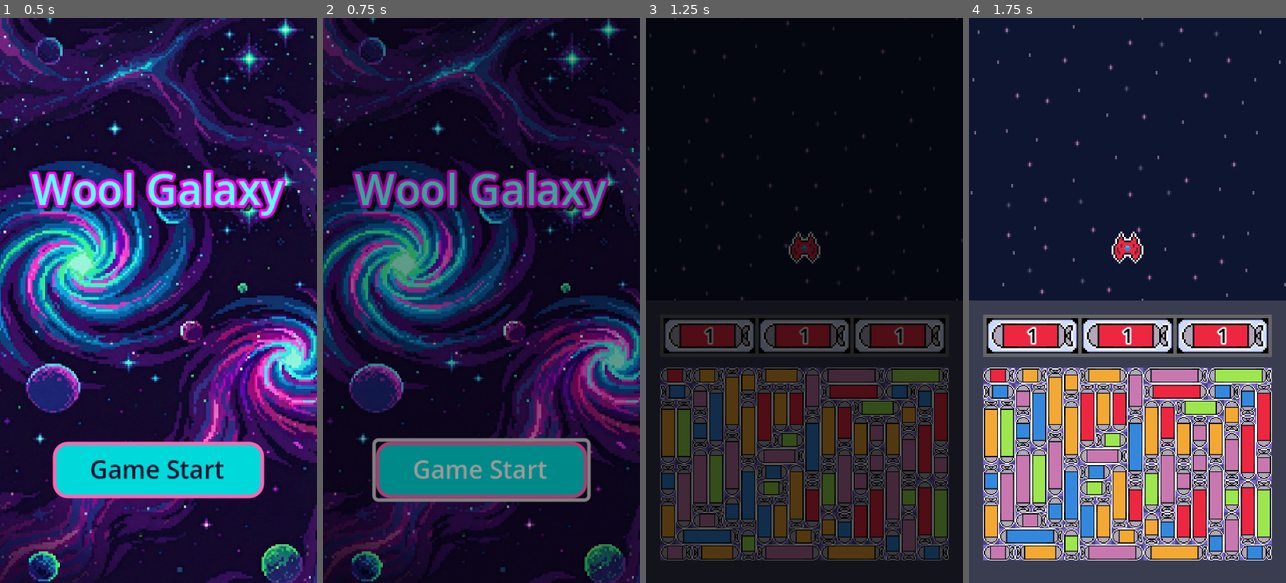
Above: before the commit, frames 1-4 (left to right).
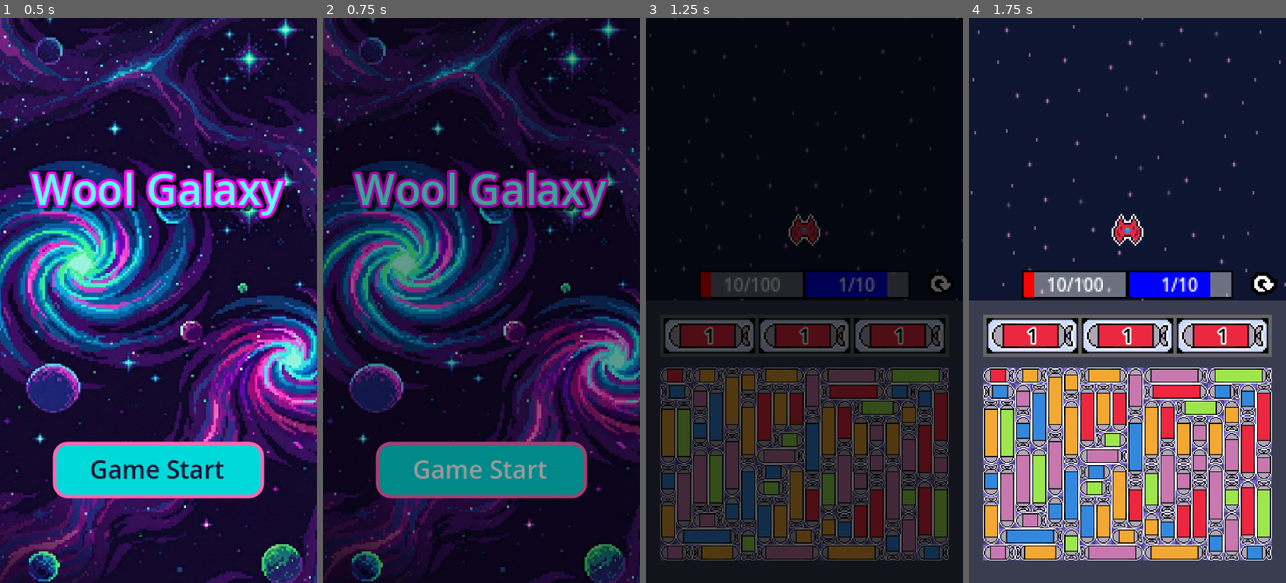
Above: after the commit, the same moments.

Repository: ZoNaDak/GalaxyPuzzleShooter_ProtoType
Game: Godot game, scene res://game/scenes/title/title_scene.tscn
Same seed, same stepped clock (60 frames per second), same inputs: the game is played once before the commit and once after it.
Inputs (mouse positions are in pixels of both pictures, inside the frame that each line leads up to):
- Up to frame 1 (0.5 s): no input
- Up to frame 2 (0.75 s): click "Game Start" at 0.5 s
- Up to frame 3 (1.25 s): no input
- Up to frame 4 (1.75 s): click (1263, 283) at 1.27 s

Frame 1 is identical in both runs. In frame 2, 1.1% of the frame differs, in the area x 15-85%, y 74-86%; in frame 3, 3.5%; in frame 4, 4.3%, in the area x 16-98%, y 34-50%.

Commit message:
Add Player UI Base

Diff:
--- a/wool-galaxy-proto/game/scenes/main/main_scene.tscn
+++ b/wool-galaxy-proto/game/scenes/main/main_scene.tscn
@@ -1,10 +1,57 @@
-[gd_scene load_steps=6 format=3 uid="uid://fv8rl2w2jdc6"]
+[gd_scene load_steps=16 format=3 uid="uid://fv8rl2w2jdc6"]
 
 [ext_resource type="Script" uid="uid://b582mxuj5s2kx" path="res://game/scenes/main/main_scene.gd" id="1_lxwxr"]
 [ext_resource type="Texture2D" uid="uid://b5ne7212byurj" path="res://game/world/resources/background.png" id="2_n0hcn"]
 [ext_resource type="PackedScene" uid="uid://1semffj55mi0" path="res://game/ui/missile_puzzle/missile_puzzle_board/missile_puzzle_board.tscn" id="3_exta3"]
 [ext_resource type="PackedScene" uid="uid://dburoiggif5h" path="res://game/ui/missile_slot/missile_slot_board.tscn" id="3_owm1g"]
 [ext_resource type="PackedScene" uid="uid://lnqpbeq7glha" path="res://game/characters/player/player.tscn" id="3_poqg5"]
+[ext_resource type="Texture2D" uid="uid://ck6hx5yqbhiai" path="res://assets/art/UI/Icon/reset.png" id="4_mgx4w"]
+
+[sub_resource type="StyleBoxFlat" id="StyleBoxFlat_mgx4w"]
+bg_color = Color(1, 1, 1, 0.39215687)
+border_width_left = 1
+border_width_top = 1
+border_width_right = 1
+border_width_bottom = 1
+border_color = Color(0, 0, 0, 1)
+
+[sub_resource type="StyleBoxFlat" id="StyleBoxFlat_qyem0"]
+bg_color = Color(1, 0, 0, 1)
+border_width_left = 1
+border_width_top = 1
+border_width_right = 1
+border_width_bottom = 1
+border_color = Color(1, 1, 1, 0)
+
+[sub_resource type="StyleBoxFlat" id="StyleBoxFlat_by1y7"]
+bg_color = Color(1, 1, 1, 0.39215687)
+border_width_left = 1
+border_width_top = 1
+border_width_right = 1
+border_width_bottom = 1
+border_color = Color(0, 0, 0, 1)
+
+[sub_resource type="StyleBoxFlat" id="StyleBoxFlat_3m0lk"]
+bg_color = Color(0, 0, 1, 1)
+border_width_left = 1
+border_width_top = 1
+border_width_right = 1
+border_width_bottom = 1
+border_color = Color(1, 1, 1, 0)
+
+[sub_resource type="StyleBoxTexture" id="StyleBoxTexture_mgx4w"]
+
+[sub_resource type="StyleBoxFlat" id="StyleBoxFlat_i3qem"]
+corner_radius_top_left = 4
+corner_radius_top_right = 4
+corner_radius_bottom_right = 4
+corner_radius_bottom_left = 4
+
+[sub_resource type="StyleBoxTexture" id="StyleBoxTexture_i3qem"]
+
+[sub_resource type="StyleBoxTexture" id="StyleBoxTexture_by1y7"]
+
+[sub_resource type="StyleBoxTexture" id="StyleBoxTexture_3m0lk"]
 
 [node name="MainScene" type="Node" node_paths=PackedStringArray("_missile_slot_board", "_missile_puzzle_board")]
 script = ExtResource("1_lxwxr")
@@ -47,7 +94,139 @@
 region_rect = Rect2(0, 0, 639.89, 640)
 
 [node name="Player" parent="Canvas/VBoxContainer/GameViewportContainer/GameViewport/GameView" instance=ExtResource("3_poqg5")]
-position = Vector2(90, 130)
+position = Vector2(90, 120)
+
+[node name="CanvasLayer" type="CanvasLayer" parent="Canvas/VBoxContainer/GameViewportContainer/GameViewport"]
+
+[node name="Control" type="Control" parent="Canvas/VBoxContainer/GameViewportContainer/GameViewport/CanvasLayer"]
+custom_minimum_size = Vector2(0, 18)
+layout_mode = 3
+anchors_preset = 12
+anchor_top = 1.0
+anchor_right = 1.0
+anchor_bottom = 1.0
+grow_horizontal = 2
+grow_vertical = 0
+size_flags_horizontal = 6
+size_flags_vertical = 4
+
+[node name="PlayerUI" type="Control" parent="Canvas/VBoxContainer/GameViewportContainer/GameViewport/CanvasLayer/Control"]
+custom_minimum_size = Vector2(120, 16)
+layout_mode = 1
+anchors_preset = 8
+anchor_left = 0.5
+anchor_top = 0.5
+anchor_right = 0.5
+anchor_bottom = 0.5
+offset_left = -60.0
+offset_top = -8.0
+offset_right = 60.0
+offset_bottom = 8.0
+grow_horizontal = 2
+grow_vertical = 2
+size_flags_vertical = 8
+
+[node name="HBoxContainer" type="HBoxContainer" parent="Canvas/VBoxContainer/GameViewportContainer/GameViewport/CanvasLayer/Control/PlayerUI"]
+layout_mode = 1
+anchors_preset = 15
+anchor_right = 1.0
+anchor_bottom = 1.0
+grow_horizontal = 2
+grow_vertical = 2
+theme_override_constants/separation = 0
+
+[node name="PlayerHpUI" type="ProgressBar" parent="Canvas/VBoxContainer/GameViewportContainer/GameViewport/CanvasLayer/Control/PlayerUI/HBoxContainer"]
+layout_mode = 2
+size_flags_horizontal = 3
+size_flags_vertical = 1
+theme_override_styles/background = SubResource("StyleBoxFlat_mgx4w")
+theme_override_styles/fill = SubResource("StyleBoxFlat_qyem0")
+value = 10.0
+show_percentage = false
+
+[node name="Label" type="Label" parent="Canvas/VBoxContainer/GameViewportContainer/GameViewport/CanvasLayer/Control/PlayerUI/HBoxContainer/PlayerHpUI"]
+layout_mode = 1
+anchors_preset = 8
+anchor_left = 0.5
+anchor_top = 0.5
+anchor_right = 0.5
+anchor_bottom = 0.5
+offset_left = -3.5
+offset_top = -11.5
+offset_right = 3.5
+offset_bottom = 11.5
+grow_horizontal = 2
+grow_vertical = 2
+theme_override_colors/font_color = Color(1, 1, 1, 1)
+theme_override_font_sizes/font_size = 10
+text = "10/100"
+vertical_alignment = 1
+
+[node name="PlayerMpUI" type="ProgressBar" parent="Canvas/VBoxContainer/GameViewportContainer/GameViewport/CanvasLayer/Control/PlayerUI/HBoxContainer"]
+layout_mode = 2
+size_flags_horizontal = 3
+size_flags_vertical = 1
+theme_override_styles/background = SubResource("StyleBoxFlat_by1y7")
+theme_override_styles/fill = SubResource("StyleBoxFlat_3m0lk")
+value = 80.0
+show_percentage = false
+
+[node name="Label" type="Label" parent="Canvas/VBoxContainer/GameViewportContainer/GameViewport/CanvasLayer/Control/PlayerUI/HBoxContainer/PlayerMpUI"]
+layout_mode = 1
+anchors_preset = 8
+anchor_left = 0.5
+anchor_top = 0.5
+anchor_right = 0.5
+anchor_bottom = 0.5
+offset_left = -3.5
+offset_top = -11.5
+offset_right = 3.5
+offset_bottom = 11.5
+grow_horizontal = 2
+grow_vertical = 2
+theme_override_colors/font_color = Color(1, 1, 1, 1)
+theme_override_font_sizes/font_size = 10
+text = "1/10"
+vertical_alignment = 1
+
+[node name="Reset" type="Control" parent="Canvas/VBoxContainer/GameViewportContainer/GameViewport/CanvasLayer/Control"]
+custom_minimum_size = Vector2(18, 18)
+layout_mode = 1
+anchors_preset = 6
+anchor_left = 1.0
+anchor_top = 0.5
+anchor_right = 1.0
+anchor_bottom = 0.5
+offset_left = -22.0
+offset_top = -9.0
+offset_right = -4.0
+offset_bottom = 9.0
+grow_horizontal = 0
+grow_vertical = 2
+
+[node name="ResetButton" type="Button" parent="Canvas/VBoxContainer/GameViewportContainer/GameViewport/CanvasLayer/Control/Reset"]
+custom_minimum_size = Vector2(16, 16)
+layout_mode = 1
+anchors_preset = 8
+anchor_left = 0.5
+anchor_top = 0.5
+anchor_right = 0.5
+anchor_bottom = 0.5
+offset_left = -8.0
+offset_top = -8.0
+offset_right = 8.0
+offset_bottom = 8.0
+grow_horizontal = 2
+grow_vertical = 2
+theme_override_constants/outline_size = 0
+theme_override_constants/h_separation = 0
+theme_override_icons/icon = ExtResource("4_mgx4w")
+theme_override_styles/normal = SubResource("StyleBoxTexture_mgx4w")
+theme_override_styles/pressed = SubResource("StyleBoxFlat_i3qem")
+theme_override_styles/hover = SubResource("StyleBoxTexture_i3qem")
+theme_override_styles/disabled = SubResource("StyleBoxTexture_by1y7")
+theme_override_styles/focus = SubResource("StyleBoxTexture_3m0lk")
+icon_alignment = 1
 
 [node name="BottomUI" type="Control" parent="Canvas/VBoxContainer"]
 layout_mode = 2
--- a/wool-galaxy-proto/game/scenes/title/title_scene.tscn
+++ b/wool-galaxy-proto/game/scenes/title/title_scene.tscn
@@ -95,6 +95,7 @@
 layout_mode = 2
 size_flags_horizontal = 4
 size_flags_vertical = 4
+focus_mode = 0
 theme_override_colors/font_color = Color(0.1, 0.08, 0.2, 1)
 theme_override_font_sizes/font_size = 14
 theme_override_styles/normal = SubResource("StyleBoxFlat_normal")
Binary file added: wool-galaxy-proto/assets/art/UI/Icon/reset.png
Not shown, added: wool-galaxy-proto/assets/art/UI/Icon/reset.png.import
